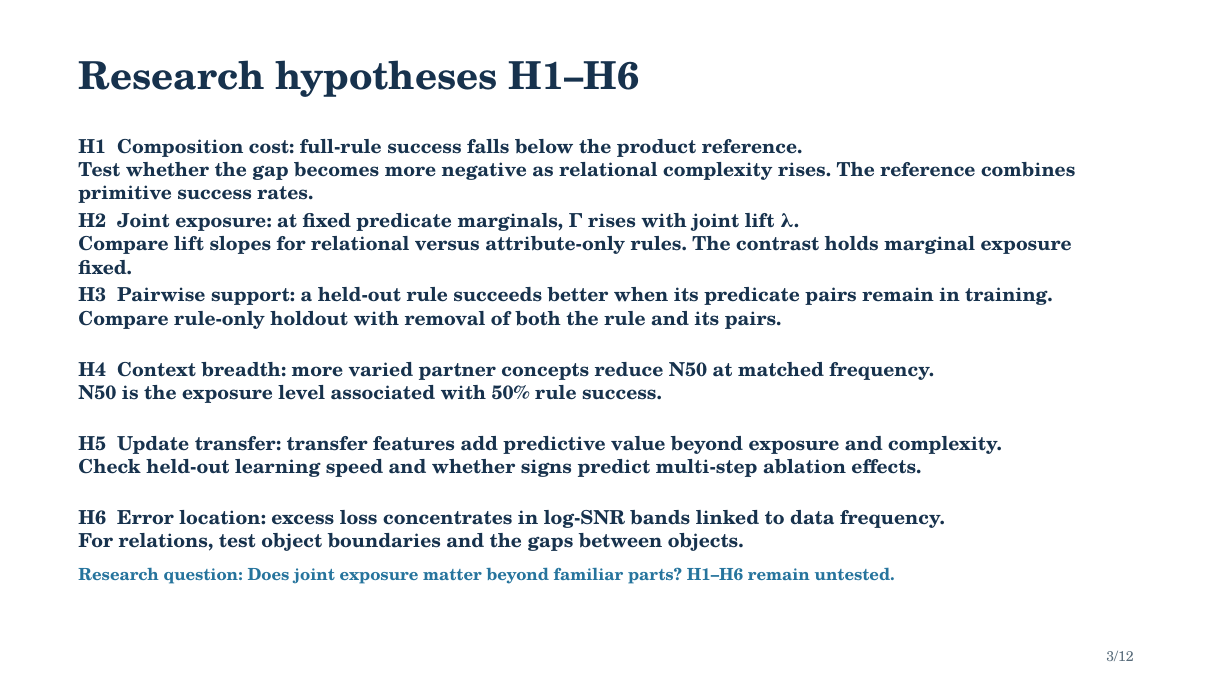
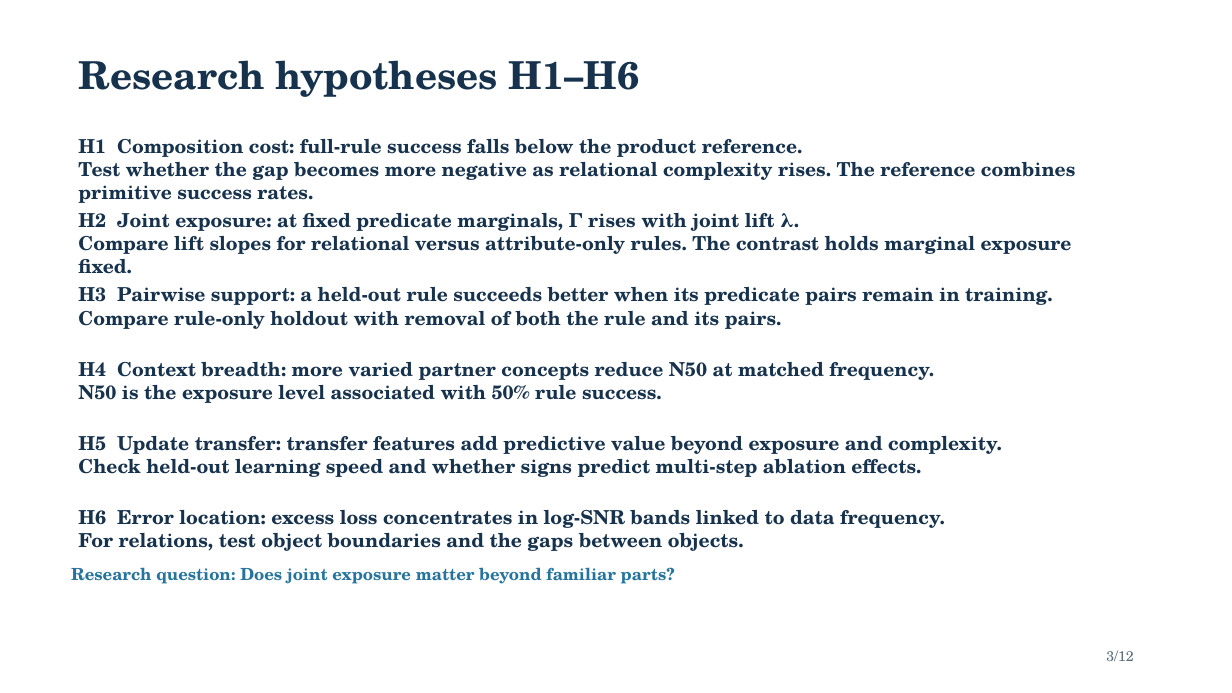
Before and after one commit to Space-Dev0/muadib, a slide deck: slide 3 of presentation/powerpoint/submission-final.pptx. Drawn at 1232x693 pixels with LibreOffice and Linux fonts; fonts in the diff are those of the drawing. Boxes give left, top, right and bottom in pixels: in the first picture for what was removed or moved away, otherwise in the second. Text is boxed around its words. In the diff, an @@ line names an element or a change of style, - is before the commit and + after.

```diff
--- a/presentation/powerpoint/submission-final.pptx
+++ b/presentation/powerpoint/submission-final.pptx
@@ text at box(71, 567, 675, 584): text changed @@
-Research question: Does joint exposure matter beyond familiar parts? H1–H6 remain untested.
+Research question: Does joint exposure matter beyond familiar parts?
```
Also in this commit, not shown: 12 other files.
